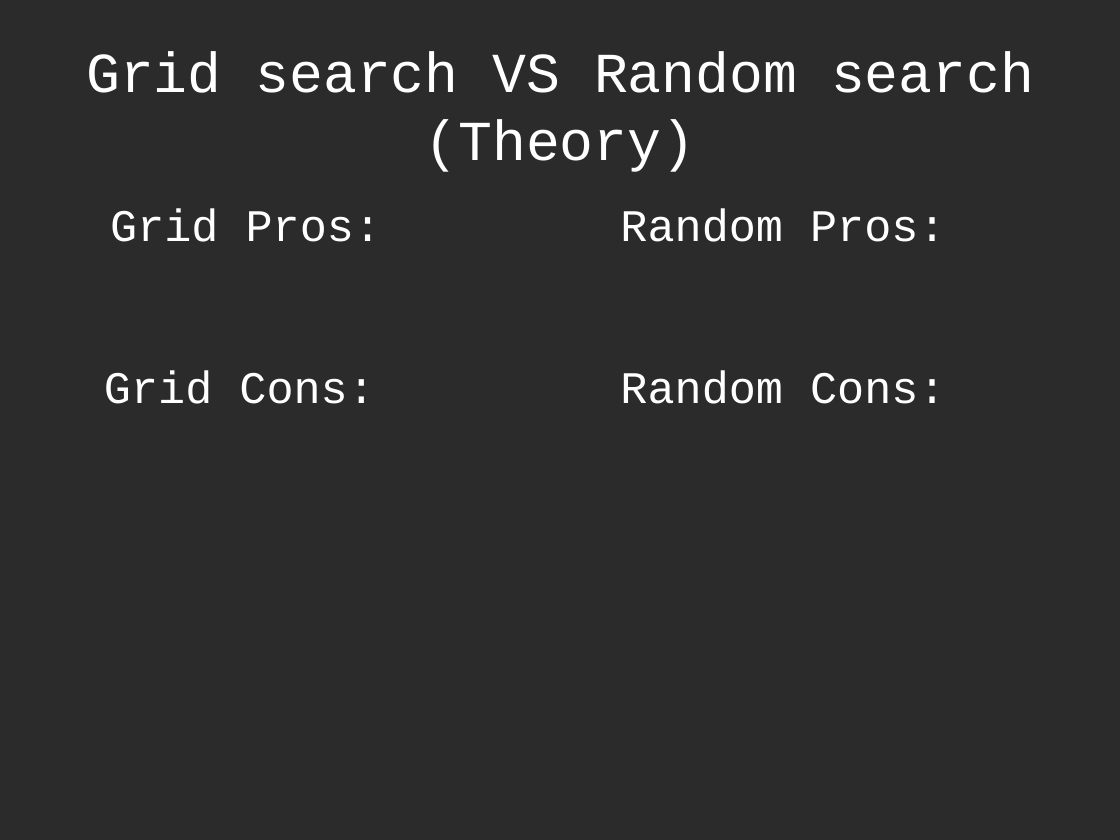
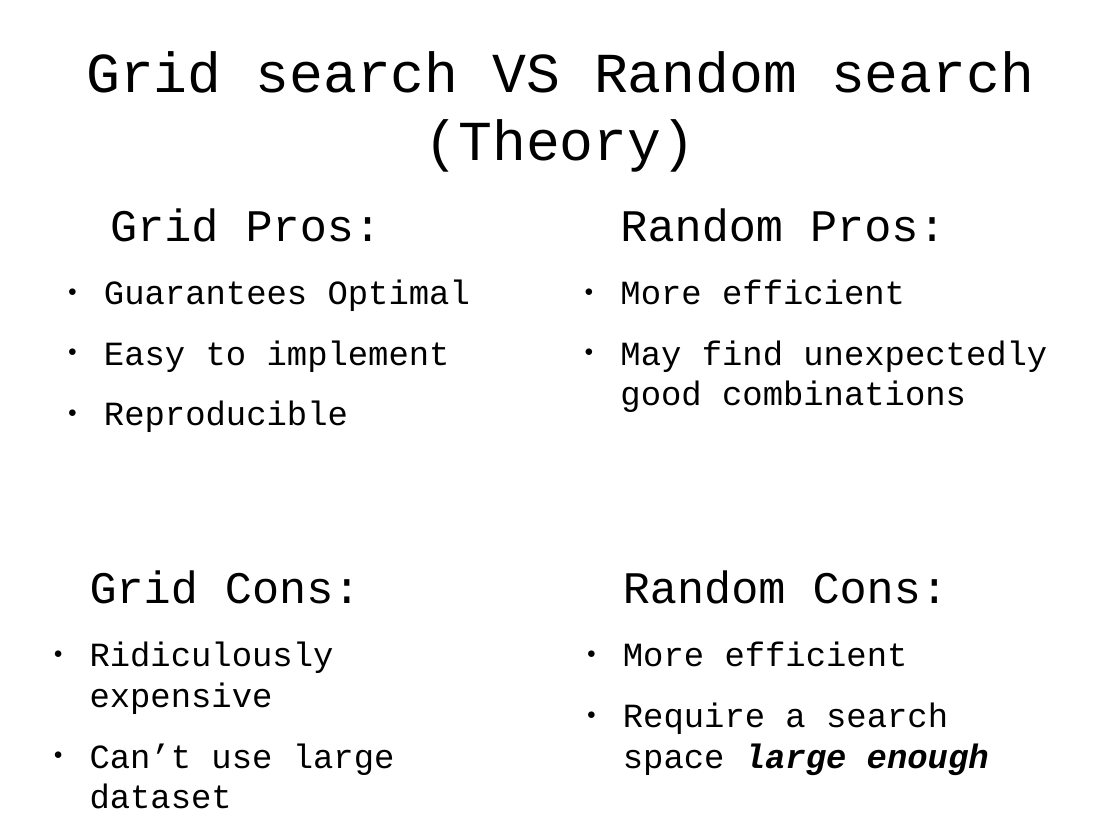
Before and after one commit to antonio-petrillo/ProgettoNNDL, a slide deck: slide 7 of presentation/presentazione.odp. Drawn at 1120x840 pixels with LibreOffice and Linux fonts; fonts in the diff are those of the drawing; background and template pictures are left out; a plain dark background stands for a picture behind light text. Boxes give left, top, right and bottom in pixels: in the first picture for what was removed or moved away, otherwise in the second. Text is boxed around its words. In the diff, an @@ line names an element or a change of style, - is before the commit and + after.

```diff
--- a/presentation/presentazione.odp
+++ b/presentation/presentazione.odp
@@ background picture (left out) to #FFFFFF @@
@@ title "Grid search VS Random search ..." at <box>86,51,1034,172</box>: text colour #FFFFFF to #000000 @@
@@ text at <box>110,209,381,242</box>: text colour #FFFFFF to #000000 in "Grid Pros:" @@
@@ text at <box>620,209,945,242</box>: text colour #FFFFFF to #000000 in "Random Pros:" @@
@@ text at <box>104,279,470,432</box>: paragraphs added @@
+● Guarantees Optimal
+● Easy to implement
+● Reproducible
@@ text at <box>620,279,1047,412</box>: paragraphs added @@
+● More efficient
+● May find unexpectedly good combinations
@@ text removed at <box>104,371,374,404</box> @@
-Grid Cons:
@@ text removed at <box>620,371,945,404</box> @@
-Random Cons:
@@ text added at <box>90,571,395,809</box>, 24 pt, text #000000 @@
+Grid Cons:
+● Ridiculously expensive
+● Can’t use large dataset
@@ text added at <box>623,571,989,775</box>, 24 pt, text #000000 @@
+Random Cons:
+● More efficient
+● Require a search space large enough
```
Also in this commit, not shown: 8 other slides changed, 5 slides added, 5 slides removed, 2 other files.
